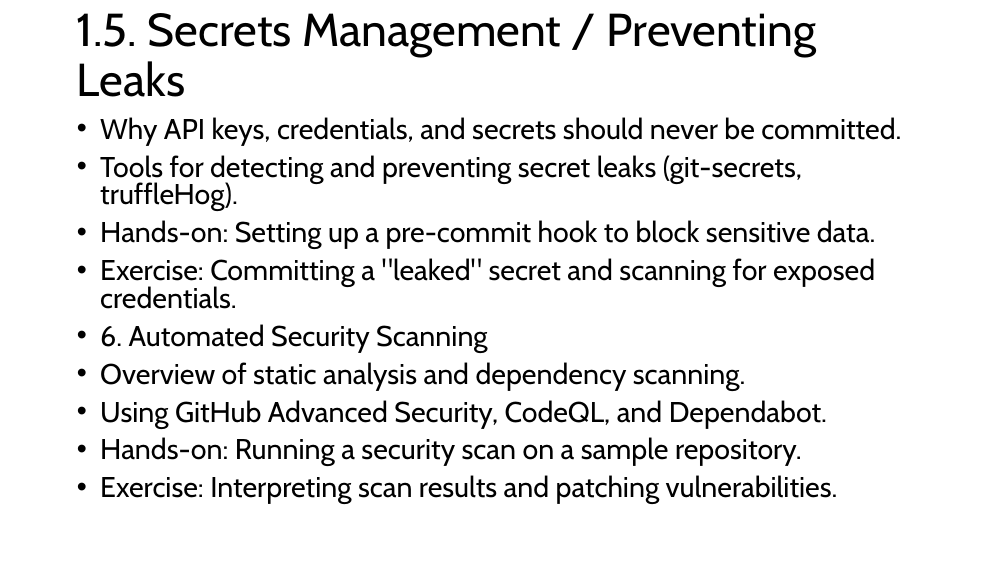
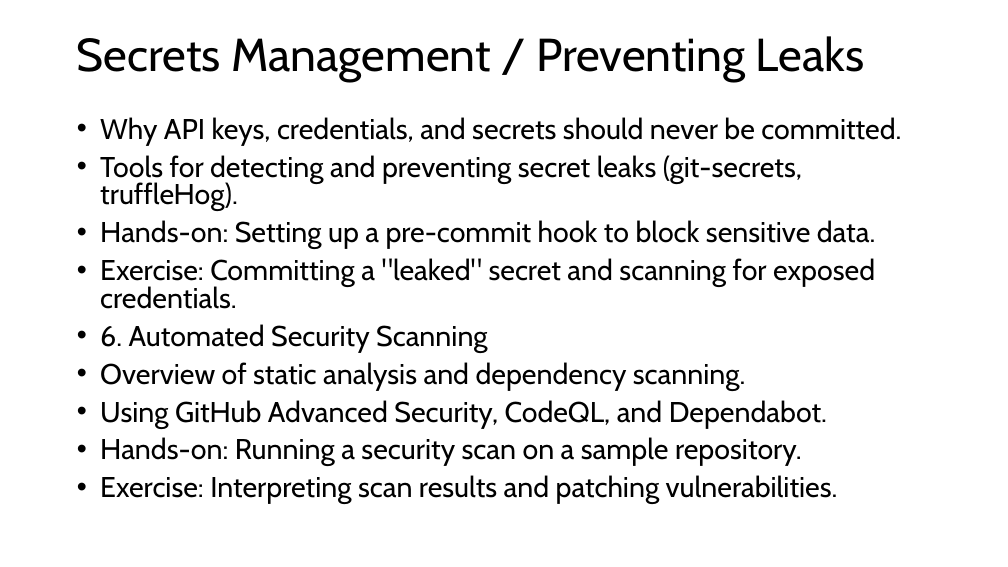
Before and after one commit to FSCJ-FacultyDev/SWC-Columbus-2025, a slide deck: slide 13 of Slides-Day1.pptx. Drawn at 1008x567 pixels with LibreOffice and Linux fonts; fonts in the diff are those of the drawing. Boxes give left, top, right and bottom in pixels: in the first picture for what was removed or moved away, otherwise in the second. Text is boxed around its words. In the diff, an @@ line names an element or a change of style, - is before the commit and + after.

```diff
--- a/Slides-Day1.pptx
+++ b/Slides-Day1.pptx
@@ title at (77,36,864,82): text changed @@
-1.5. Secrets Management / Preventing Leaks
+Secrets Management / Preventing Leaks
```
Also in this commit, not shown: 12 other slides changed, 9 slides added.
